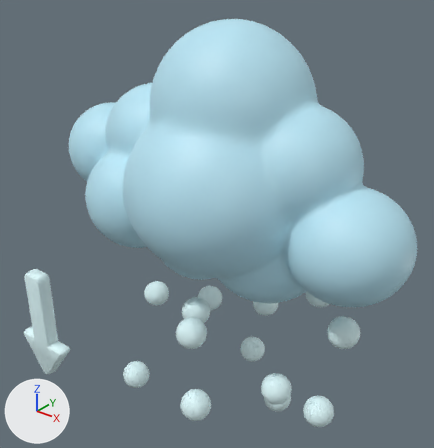
Before and after pictures for a commit that changed the FBX model Wasser/Assets/Models/Wasserkreislauf/schneewolke.fbx.
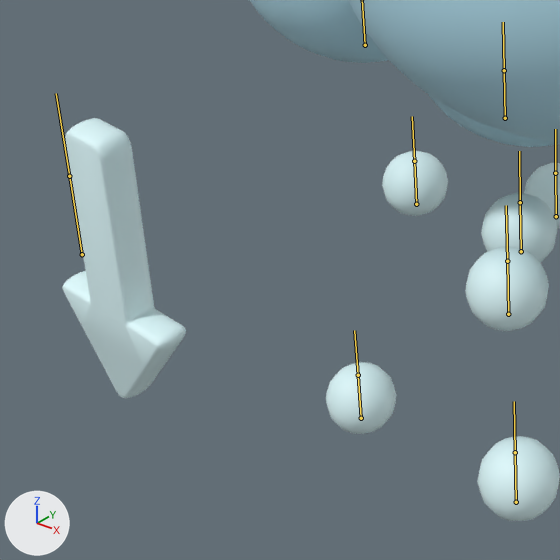
Each version appears first whole from a 50 mm lens placed at (0.246, -0.327, 0.17), pointed at (-0.024, 0.011, -0.039), and next in a close-up on the part from 0% to 49% of the width and 50% to 97% of the height. The axes (+X, +Y, +Z) are drawn at lower left. The lights are the same throughout. Both versions are drawn at frame 25 of the action 'Armature_Schneewolke|versickerung'; the numbers are the values there. The bones that bend it are drawn over the model as lines in the close-ups.

Names of what the first close-up shows: 'Schneewolke'.
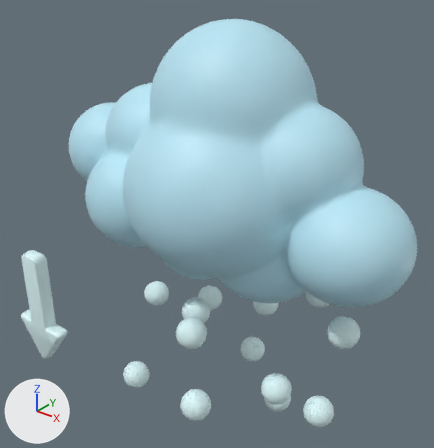
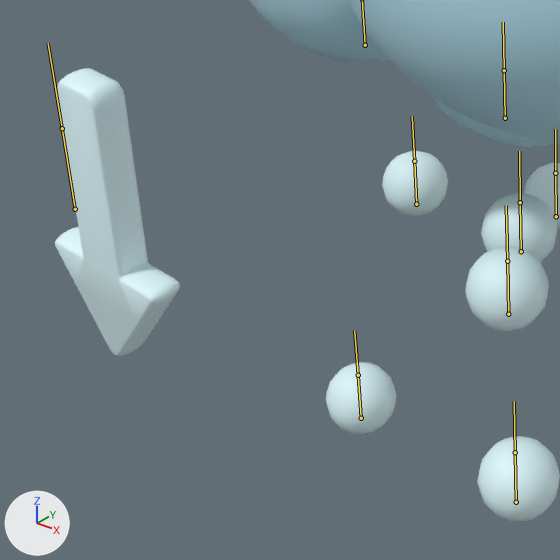
Boxes [x1, y1, x2, y2] around the edits, measured in the close-ups (560 x 560 px):
'Schneewolke', posed
    before: [62, 0, 560, 521]
    after: [55, 0, 560, 521]
bone 'pfeil', root to tip
    before: (82, 254) to (69, 176)
    after: (75, 209) to (62, 128)

The edits, one by one:
Bone 'pfeil' (bone_pfeil) moves from (0.0, -0.0416, 0.0) to (0.0, -0.0219, 0.0).
